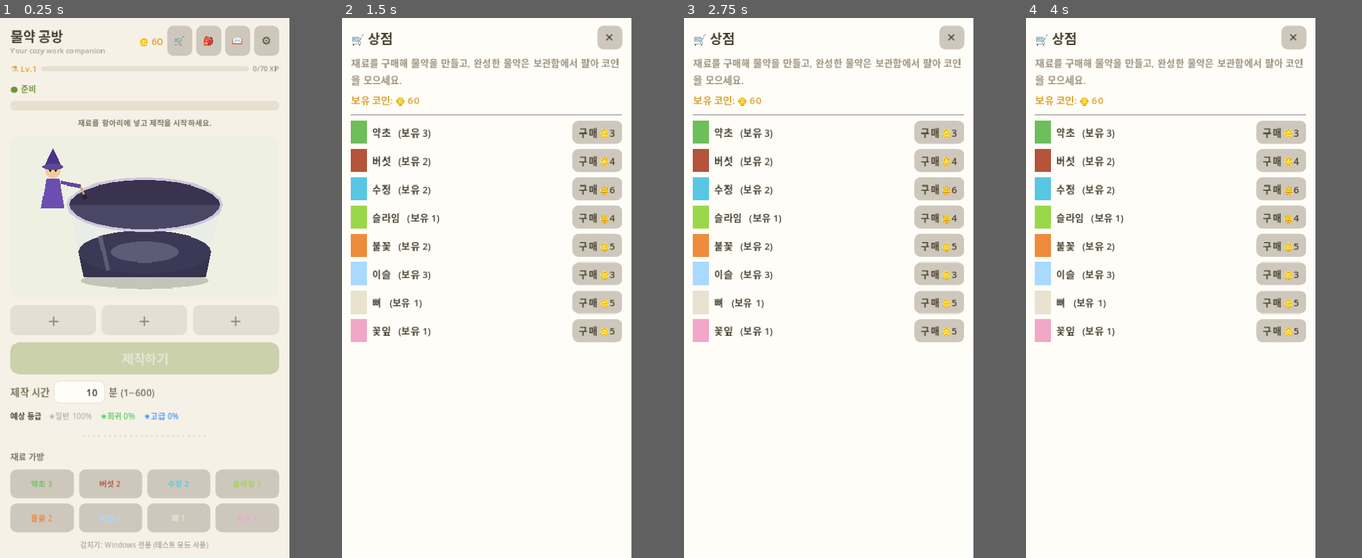
Above: before the commit, frames 1-4 (left to right).
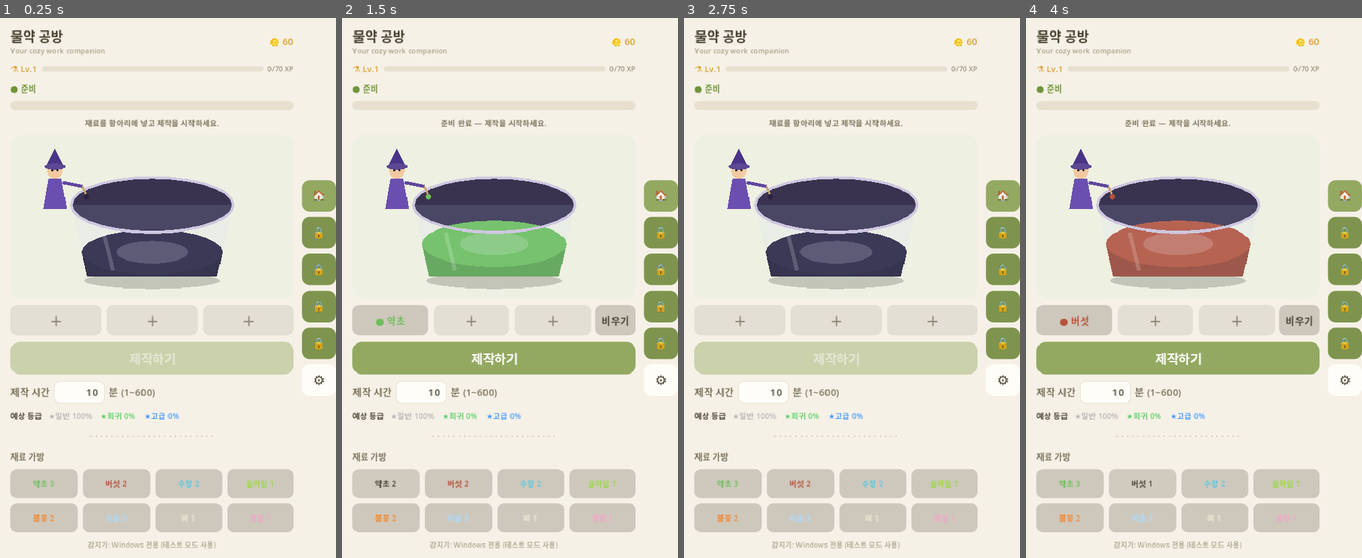
Above: after the commit, the same moments.

Repository: Six-Tail/Potion-Maker
Game: Godot game, scene res://main.tscn
Two runs of this game, one before a commit and one after it. Both use one fixed random seed, a clock stepped at 60 frames per second and the inputs below.
Inputs (mouse positions are in pixels of both pictures, inside the frame that each line leads up to):
- Up to frame 1 (0.25 s): no input
- Up to frame 2 (1.5 s): click (520, 39) at 0.5 s, where only the run before the commit has a clickable "🛒"; click "약초 3" at 1.25 s
- Up to frame 3 (2.75 s): click (724, 320) at 2 s, where only the run after the commit has a clickable "● 약초"
- Up to frame 4 (4 s): click (1234, 39) at 2.75 s, where only the run before the commit has a clickable "🎒"; click "버섯 2" at 3.5 s
The window is 429x800 before the commit and 498x800 after it. Grey fills any space a smaller window leaves; there, only what the larger window draws over its background counts as a difference.

The runs differ from the first frame. In frame 1, 9.9% of the frame differs, in the area x 3-100%, y 1-99%; in frame 2, 41%, in the area x 2-100%, y 1-99%; in frame 3, 41%; in frame 4, 41%.

Commit message:
feat: 오른쪽 세로 탭 레일 + 레벨 해금 시스템
- 6개 탭 세로 레일(홈/농장/보관함/상점/도감/설정), 항상 우측에 표시
- 레벨 해금: 홈·설정 Lv.1, 보관함 Lv.2, 상점 Lv.3, 도감 Lv.5, 농장 Lv.7
- 잠긴 탭은 🔒(올리브) 표시·클릭 시 해금 레벨 안내, 레벨업 시 해금 알림
- 오버레이가 좌측 콘텐츠 영역만 덮고 레일은 항상 노출되도록 레이아웃 분리
- 헤더 메뉴 아이콘 제거(레일로 이동), 농장 '준비 중' 플레이스홀더, 창 폭 510

Co-Authored-By: Claude Opus 4.8 <noreply@anthropic.com>

Diff:
--- a/project.godot
+++ b/project.godot
@@ -24,7 +24,7 @@
 
 [display]
 
-window/size/viewport_width=440
+window/size/viewport_width=510
 window/size/viewport_height=820
 window/size/resizable=false
 window/size/always_on_top=true
--- a/scripts/game_state.gd
+++ b/scripts/game_state.gd
@@ -90,6 +90,17 @@
 	theme_changed.emit()
 
 # ---------- 레벨 / 경험치 ----------
+# 기능(탭) 해금에 필요한 레벨. 홈/설정은 항상 열림(Lv.1).
+const UNLOCK_LEVELS := {
+	"home": 1, "settings": 1, "inventory": 2, "shop": 3, "recipes": 5, "garden": 7,
+}
+
+func unlock_level(feature: String) -> int:
+	return int(UNLOCK_LEVELS.get(feature, 1))
+
+func is_unlocked(feature: String) -> bool:
+	return level >= unlock_level(feature)
+
 ## 다음 레벨까지 필요한 경험치.
 func xp_for_next() -> int:
 	return 40 + level * 30
--- a/scripts/main.gd
+++ b/scripts/main.gd
@@ -3,6 +3,16 @@
 
 const CauldronView := preload("res://scripts/cauldron_view.gd")
 const BagItem := preload("res://scripts/bag_item.gd")
+
+# 우측 세로 탭 레일 정의 (위→아래)
+const TABS := [
+	{"id": "home", "icon": "🏠", "name": "홈"},
+	{"id": "garden", "icon": "🌱", "name": "농장"},
+	{"id": "inventory", "icon": "📦", "name": "보관함"},
+	{"id": "shop", "icon": "🛒", "name": "상점"},
+	{"id": "recipes", "icon": "📖", "name": "도감"},
+	{"id": "settings", "icon": "⚙", "name": "설정"},
+]
 
 var cauldron: Control
 var status_label: Label
@@ -26,7 +36,13 @@
 # 전체 UI 루트(테마 변경 시 통째로 다시 만든다)
 var _root: Control
 
-# 오버레이(상점/보관함/도감/설정)
+# 좌측 콘텐츠 영역(오버레이가 이 위에만 덮이고 우측 레일은 항상 보임)
+var _left_col: Control
+# 우측 탭 레일
+var tab_buttons: Dictionary = {}
+var _notified_unlocks: Dictionary = {}
+
+# 오버레이(상점/보관함/도감/설정/농장)
 var overlay: PanelContainer
 var overlay_title: Label
 var overlay_content: VBoxContainer
@@ -66,6 +82,9 @@
 	add_child(t)
 
 	_was_brewing = GameState.brew != null
+	for tab in TABS:
+		if GameState.is_unlocked(tab.id):
+			_notified_unlocks[tab.id] = true
 	refresh_all()
 
 func _load_korean_font() -> FontFile:
@@ -190,21 +209,37 @@
 	bg.mouse_filter = Control.MOUSE_FILTER_IGNORE
 	_root.add_child(bg)
 
+	# 좌: 콘텐츠 영역 / 우: 세로 탭 레일
+	var root_h := HBoxContainer.new()
+	root_h.set_anchors_preset(Control.PRESET_FULL_RECT)
+	root_h.add_theme_constant_override("separation", 8)
+	root_h.mouse_filter = Control.MOUSE_FILTER_IGNORE
+	_root.add_child(root_h)
+
+	_left_col = Control.new()
+	_left_col.size_flags_horizontal = Control.SIZE_EXPAND_FILL
+	_left_col.size_flags_vertical = Control.SIZE_FILL
+	_left_col.mouse_filter = Control.MOUSE_FILTER_IGNORE
+	root_h.add_child(_left_col)
+
 	var margin := MarginContainer.new()
 	margin.set_anchors_preset(Control.PRESET_FULL_RECT)
 	margin.add_theme_constant_override("margin_left", 16)
-	margin.add_theme_constant_override("margin_right", 16)
+	margin.add_theme_constant_override("margin_right", 4)
 	margin.add_theme_constant_override("margin_top", 12)
 	margin.add_theme_constant_override("margin_bottom", 12)
 	margin.mouse_filter = Control.MOUSE_FILTER_IGNORE
-	_root.add_child(margin)
+	_left_col.add_child(margin)
 
 	var vb := VBoxContainer.new()
 	vb.add_theme_constant_override("separation", 10)
 	vb.mouse_filter = Control.MOUSE_FILTER_IGNORE
 	margin.add_child(vb)
 
-	# --- 헤더 (제목 + 부제 + 코인 + 메뉴) ---
+	# 우측 탭 레일
+	_build_rail(root_h)
+
+	# --- 헤더 (제목 + 부제 + 코인) ---
 	var header := HBoxContainer.new()
 	header.add_theme_constant_override("separation", 6)
 	vb.add_child(header)
@@ -228,10 +263,6 @@
 	coins_label.add_theme_color_override("font_color", GameState.col("gold"))
 	coins_label.vertical_alignment = VERTICAL_ALIGNMENT_CENTER
 	header.add_child(coins_label)
-	header.add_child(_mk_icon_button("🛒", func(): _open_panel("shop")))
-	header.add_child(_mk_icon_button("🎒", func(): _open_panel("inventory")))
-	header.add_child(_mk_icon_button("📖", func(): _open_panel("recipes")))
-	header.add_child(_mk_icon_button("⚙", func(): _open_panel("settings")))
 
 	# --- 레벨 / 경험치 ---
 	var lv_row := HBoxContainer.new()
@@ -431,6 +462,69 @@
 	b.pressed.connect(cb)
 	return b
 
+# ============================================================
+# 우측 탭 레일 (레벨 해금)
+# ============================================================
+func _build_rail(parent: Control) -> void:
+	tab_buttons.clear()
+	var rail := VBoxContainer.new()
+	rail.add_theme_constant_override("separation", 8)
+	rail.custom_minimum_size = Vector2(52, 0)
+	rail.size_flags_vertical = Control.SIZE_SHRINK_CENTER
+	parent.add_child(rail)
+	for tab in TABS:
+		var b := Button.new()
+		b.custom_minimum_size = Vector2(48, 48)
+		b.focus_mode = Control.FOCUS_NONE
+		b.add_theme_font_size_override("font_size", 20)
+		var tid: String = tab.id
+		b.pressed.connect(func(): _on_tab_pressed(tid))
+		rail.add_child(b)
+		tab_buttons[tab.id] = b
+	_refresh_rail()
+
+func _refresh_rail() -> void:
+	for tab in TABS:
+		if not tab_buttons.has(tab.id):
+			continue
+		var b: Button = tab_buttons[tab.id]
+		var unlocked := GameState.is_unlocked(tab.id)
+		var active: bool = (tab.id == "home" and current_panel == "") or (tab.id == current_panel)
+		if not unlocked:
+			b.text = "🔒"
+			b.tooltip_text = "%s — Lv.%d에 해금" % [tab.name, GameState.unlock_level(tab.id)]
+			_style_button(b, GameState.col("accent_dark"), Color(1, 1, 1, 0.85), 12, 6, 6)
+		else:
+			b.text = tab.icon
+			b.tooltip_text = tab.name
+			if active:
+				_style_button(b, GameState.col("accent"), GameState.col("accent_text"), 12, 6, 6)
+			else:
+				_style_button(b, GameState.col("panel"), GameState.col("text"), 12, 6, 6)
+
+func _on_tab_pressed(id: String) -> void:
+	if not GameState.is_unlocked(id):
+		_show_toast("%s은(는) Lv.%d에 해금돼요" % [_tab_name(id), GameState.unlock_level(id)])
+		return
+	if id == "home":
+		_close_panel()
+	else:
+		_open_panel(id)
+
+func _tab_name(id: String) -> String:
+	for tab in TABS:
+		if tab.id == id:
+			return tab.name
+	return id
+
+func _fill_garden() -> void:
+	_clear_overlay()
+	var e := Label.new()
+	e.text = "🌱 농장 기능은 준비 중이에요.\n곧 재료를 직접 길러볼 수 있게 만들 예정이에요!"
+	e.autowrap_mode = TextServer.AUTOWRAP_WORD_SMART
+	e.add_theme_color_override("font_color", GameState.col("text_muted"))
+	overlay_content.add_child(e)
+
 func _build_overlay() -> void:
 	overlay = PanelContainer.new()
 	overlay.set_anchors_preset(Control.PRESET_FULL_RECT)
@@ -442,7 +536,7 @@
 	sb.content_margin_top = 12
 	sb.content_margin_bottom = 12
 	overlay.add_theme_stylebox_override("panel", sb)
-	_root.add_child(overlay)
+	_left_col.add_child(overlay)
 
 	var ov := VBoxContainer.new()
 	ov.add_theme_constant_override("separation", 8)
@@ -628,8 +722,18 @@
 
 func _on_level_up() -> void:
 	_refresh_level()
-	var bonus := int(round(GameState.level_bonus() * 100.0))
-	_show_toast("⚗ 레벨 업! Lv.%d — 품질 보너스 +%d%%" % [GameState.level, bonus], GameState.col("gold"))
+	_refresh_rail()
+	var newly := []
+	for tab in TABS:
+		if tab.id == "home" or tab.id == "settings":
+			continue
+		if GameState.is_unlocked(tab.id) and not _notified_unlocks.has(tab.id):
+			_notified_unlocks[tab.id] = true
+			newly.append(tab.name)
+	var msg := "⚗ 레벨 업! Lv.%d" % GameState.level
+	if not newly.is_empty():
+		msg += "  ·  🔓 " + ", ".join(newly)
+	_show_toast(msg, GameState.col("gold"))
 
 func refresh_jar_slots() -> void:
 	for c in jar_slots_row.get_children():
@@ -727,7 +831,7 @@
 			overlay_title.text = "🛒 상점"
 			_fill_shop()
 		"inventory":
-			overlay_title.text = "🎒 보관함"
+			overlay_title.text = "📦 보관함"
 			_fill_inventory()
 		"recipes":
 			overlay_title.text = "📖 레시피 도감"
@@ -735,10 +839,15 @@
 		"settings":
 			overlay_title.text = "⚙ 설정"
 			_fill_settings()
+		"garden":
+			overlay_title.text = "🌱 농장"
+			_fill_garden()
+	_refresh_rail()
 
 func _close_panel() -> void:
 	current_panel = ""
 	overlay.visible = false
+	_refresh_rail()
 
 func _clear_overlay() -> void:
 	for c in overlay_content.get_children():
Not shown, changed: README.md
